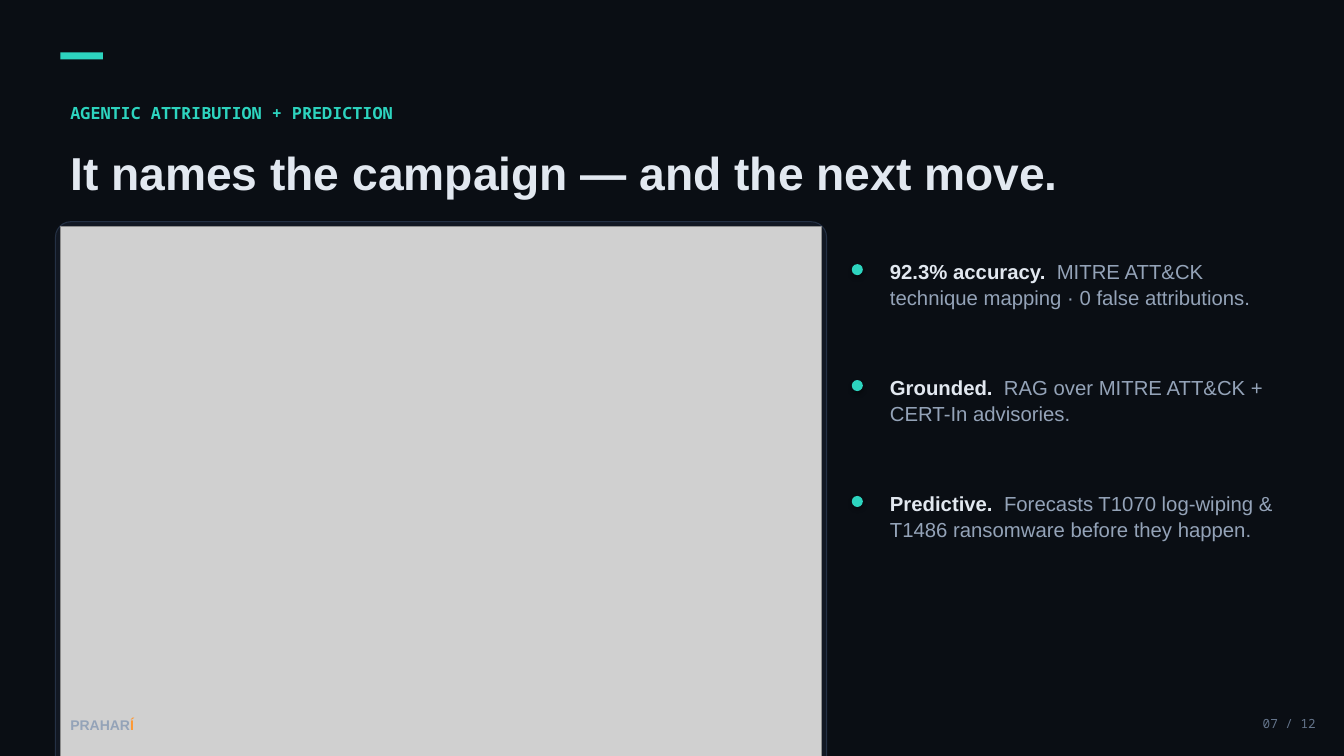
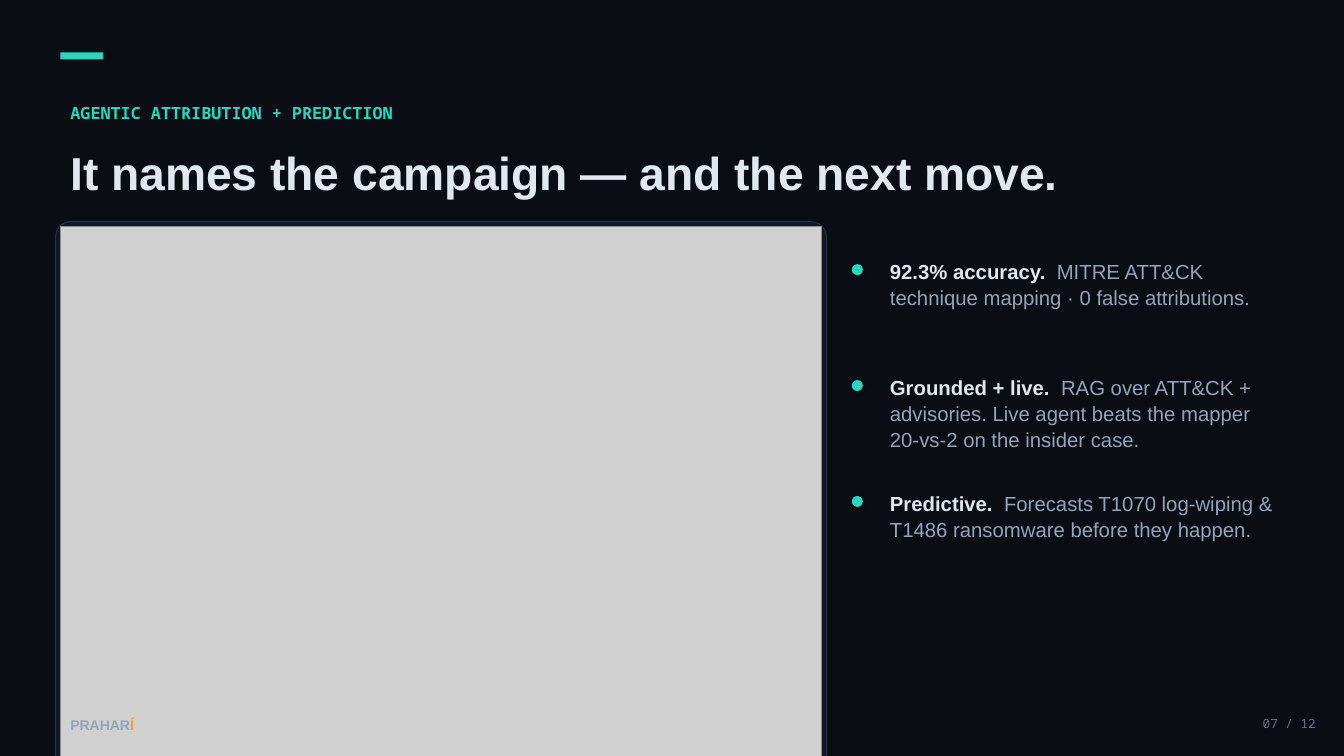
Before and after one commit to Kartik-99999/prahari, a slide deck: slide 7 of docs/PRAHARI_Pitch_Deck.pptx. Drawn at 1344x756 pixels with LibreOffice and Linux fonts; fonts in the diff are those of the drawing; grey boxes stand for pictures. Boxes give left, top, right and bottom in pixels: in the first picture for what was removed or moved away, otherwise in the second. Text is boxed around its words. In the diff, an @@ line names an element or a change of style, - is before the commit and + after.

Commit message:
Refresh pitch deck: evidence-hierarchy results + live-agent win
Slide 10 (RESULTS) reframed to lead with the evidence hierarchy instead of the
in-domain 0.9988: public benchmark CIC-IDS-2017 macro ROC 0.845 → held-out insider
generalization 0.9987 → OT/Modbus 0.895 (G7) → ATT&CK 92.3% + live agent 20-vs-2 on
the insider case → 75% autonomous → MTTD 1.66 d. Slide 7 (attribution) folds in the
measured live-agent win. Design/layout unchanged (text-only edits).

```diff
--- a/docs/PRAHARI_Pitch_Deck.pptx
+++ b/docs/PRAHARI_Pitch_Deck.pptx
@@ text at [890, 380, 1250, 447]: text changed @@
-Grounded. RAG over MITRE ATT&CK + CERT-In advisories.
+Grounded + live. RAG over ATT&CK + advisories. Live agent beats the mapper 20-vs-2 on the insider case.
```
Also in this commit, not shown: 1 other slide changed.
